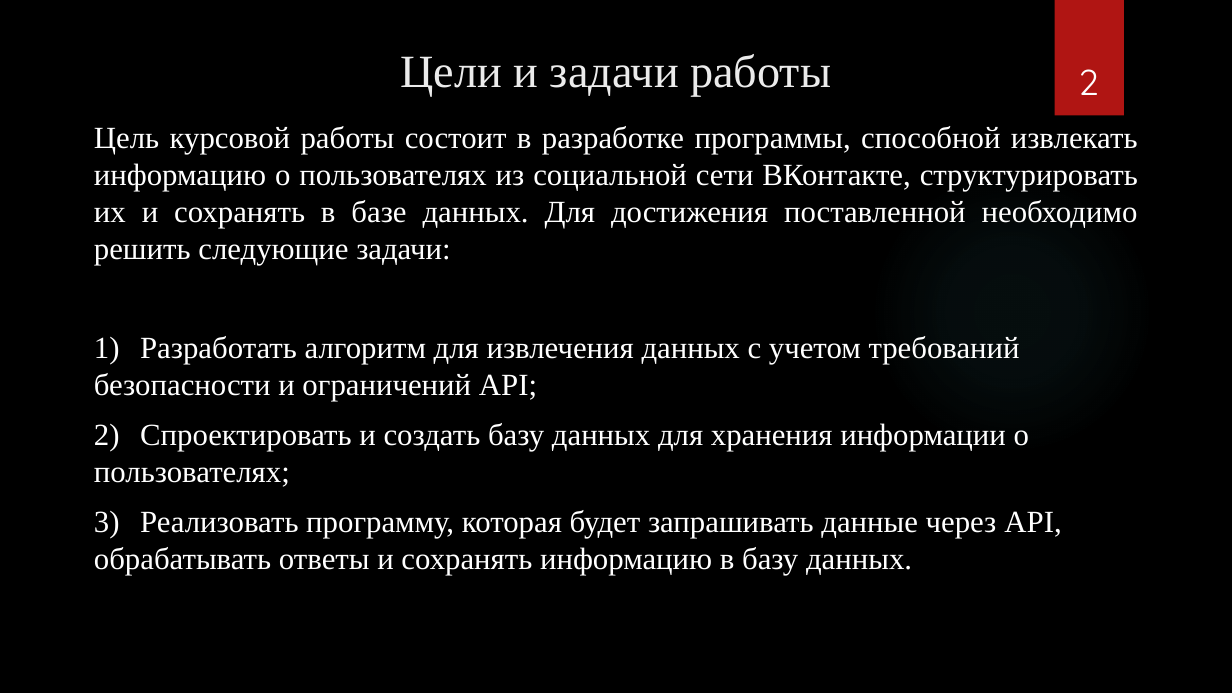
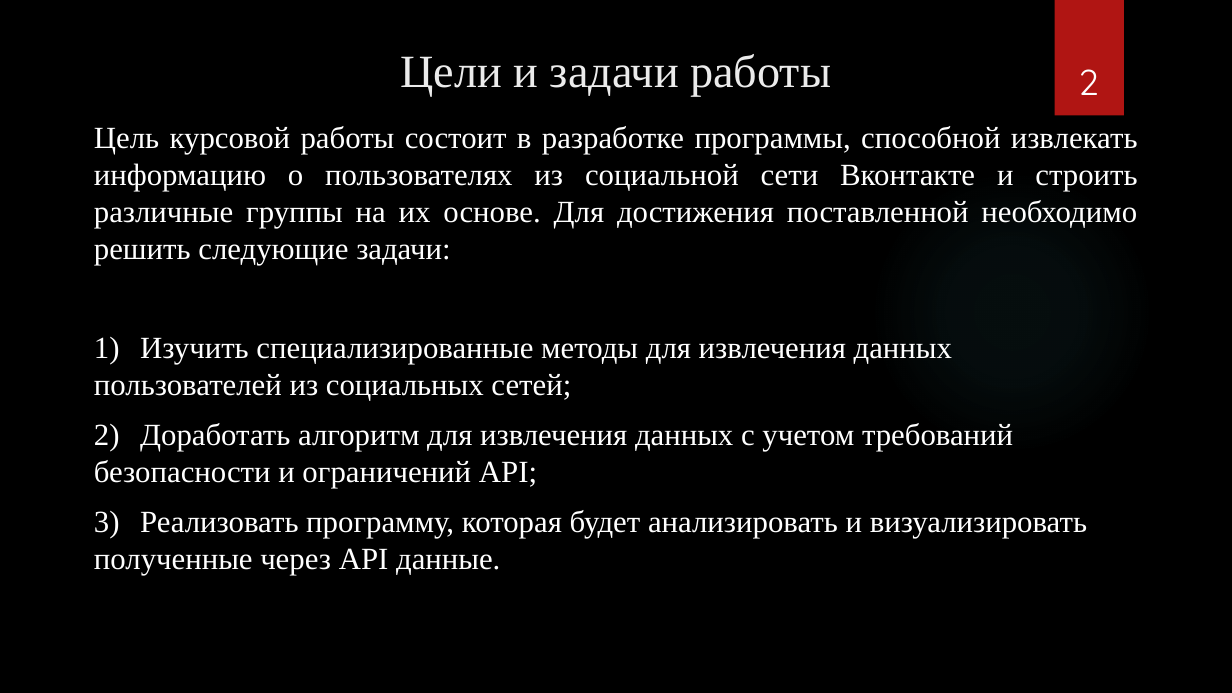
Before and after one commit to danilaverbytskyy/uni, a slide deck: slide 2 of 6 sem/Курсовая 2/Вербицкий Презентация.pptx. Drawn at 1232x693 pixels with LibreOffice and Linux fonts; fonts in the diff are those of the drawing; background and template pictures are left out. Boxes give left, top, right and bottom in pixels: in the first picture for what was removed or moved away, otherwise in the second. Text is boxed around its words. In the diff, an @@ line names an element or a change of style, - is before the commit and + after.

```diff
--- a/6 sem/Курсовая 2/Вербицкий Презентация.pptx
+++ b/6 sem/Курсовая 2/Вербицкий Презентация.pptx
@@ text at bbox=[94, 126, 1138, 575]: text changed @@
-Цель курсовой работы состоит в разработке программы, способной извлекать информацию о пользователях из социальной сети ВКонтакте, структурировать их и сохранять в базе данных. Для достижения поставленной необходимо решить следующие задачи:
-1) Разработать алгоритм для извлечения данных с учетом требований безопасности и ограничений API;
-2) Спроектировать и создать базу данных для хранения информации о пользователях;
-3) Реализовать программу, которая будет запрашивать данные через API, обрабатывать ответы и сохранять информацию в базу данных.
+Цель курсовой работы состоит в разработке программы, способной извлекать информацию о пользователях из социальной сети Вконтакте и строить различные группы на их основе. Для достижения поставленной необходимо решить следующие задачи:
+1) Изучить специализированные методы для извлечения данных пользователей из социальных сетей;
+2) Доработать алгоритм для извлечения данных с учетом требований безопасности и ограничений API;
+3) Реализовать программу, которая будет анализировать и визуализировать полученные через API данные.
```
Also in this commit, not shown: 2 other slides changed, 3 slides added, 3 other files.
